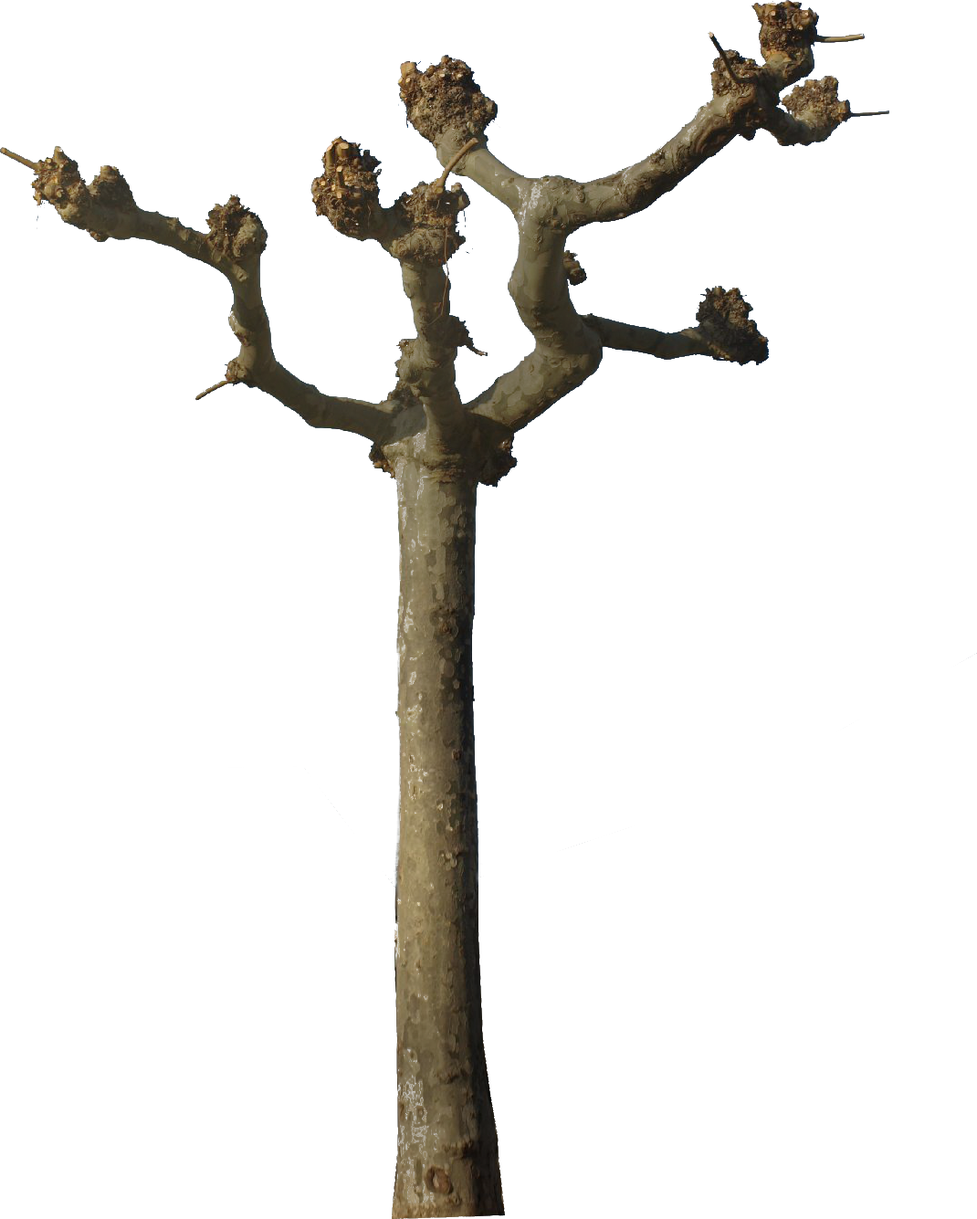
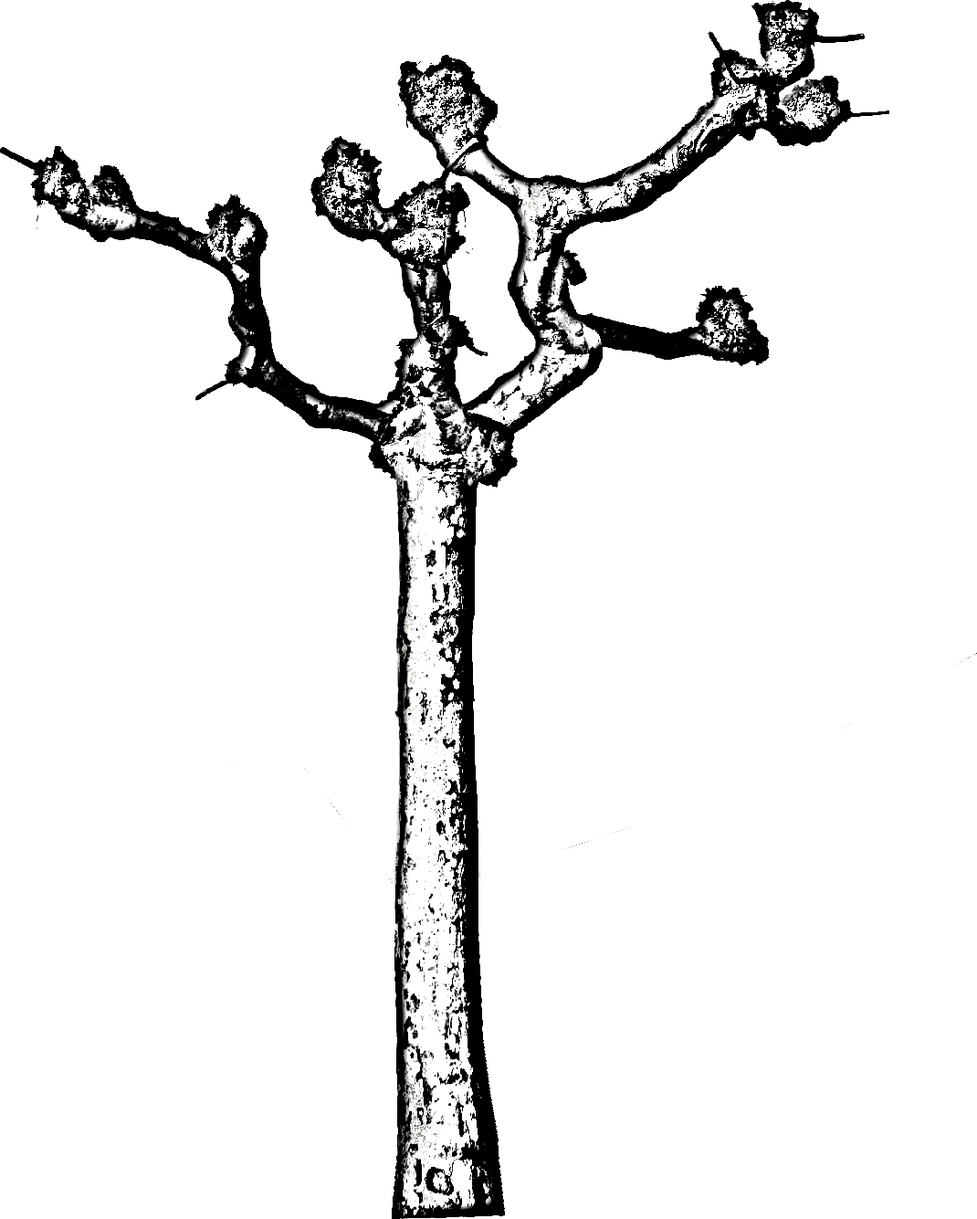
Before/after of a 977×1219 layered artwork. What changed in the layer stack:
added layer "Drawing" above "Eingefügte Ebene" over (0, 0, 977, 1219)
